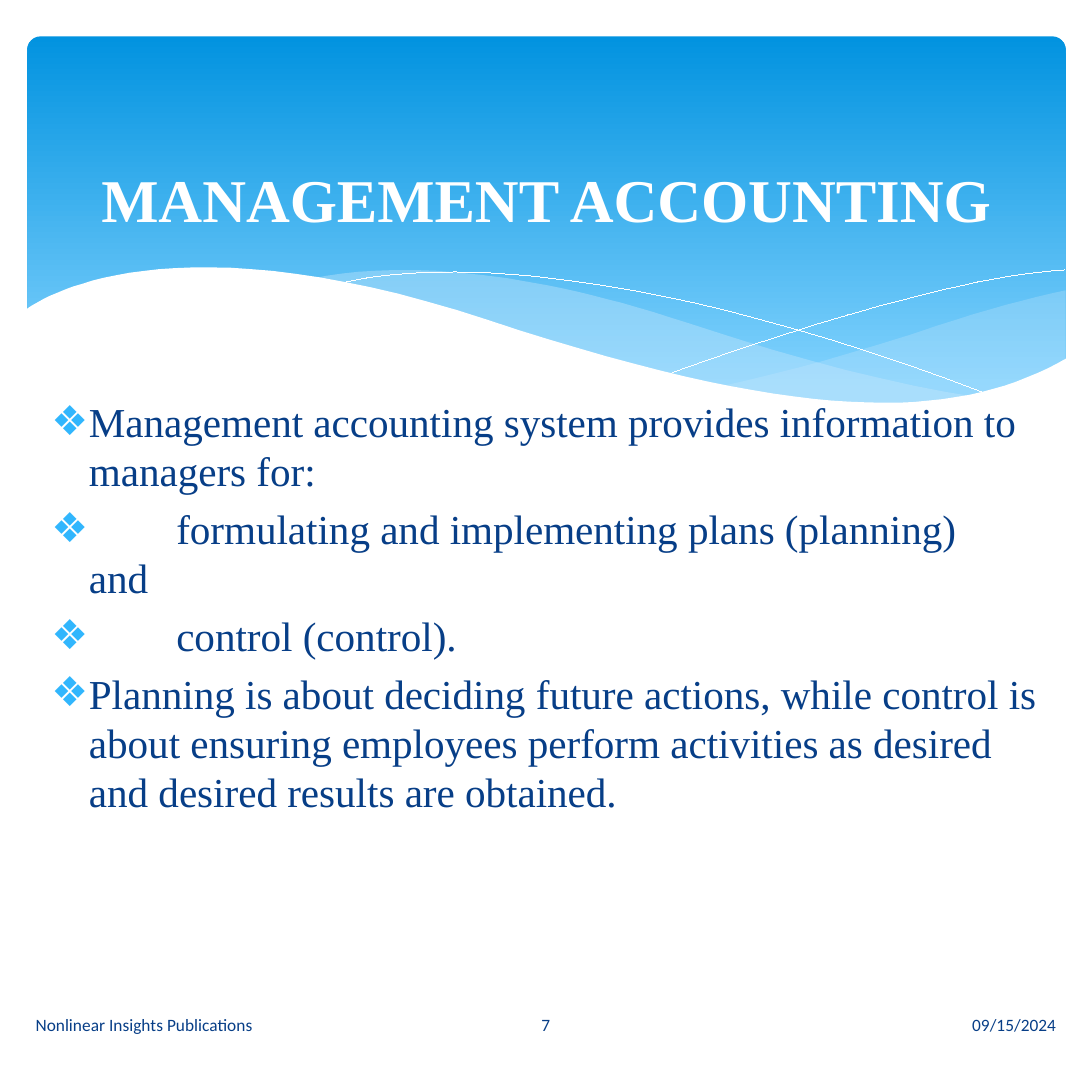
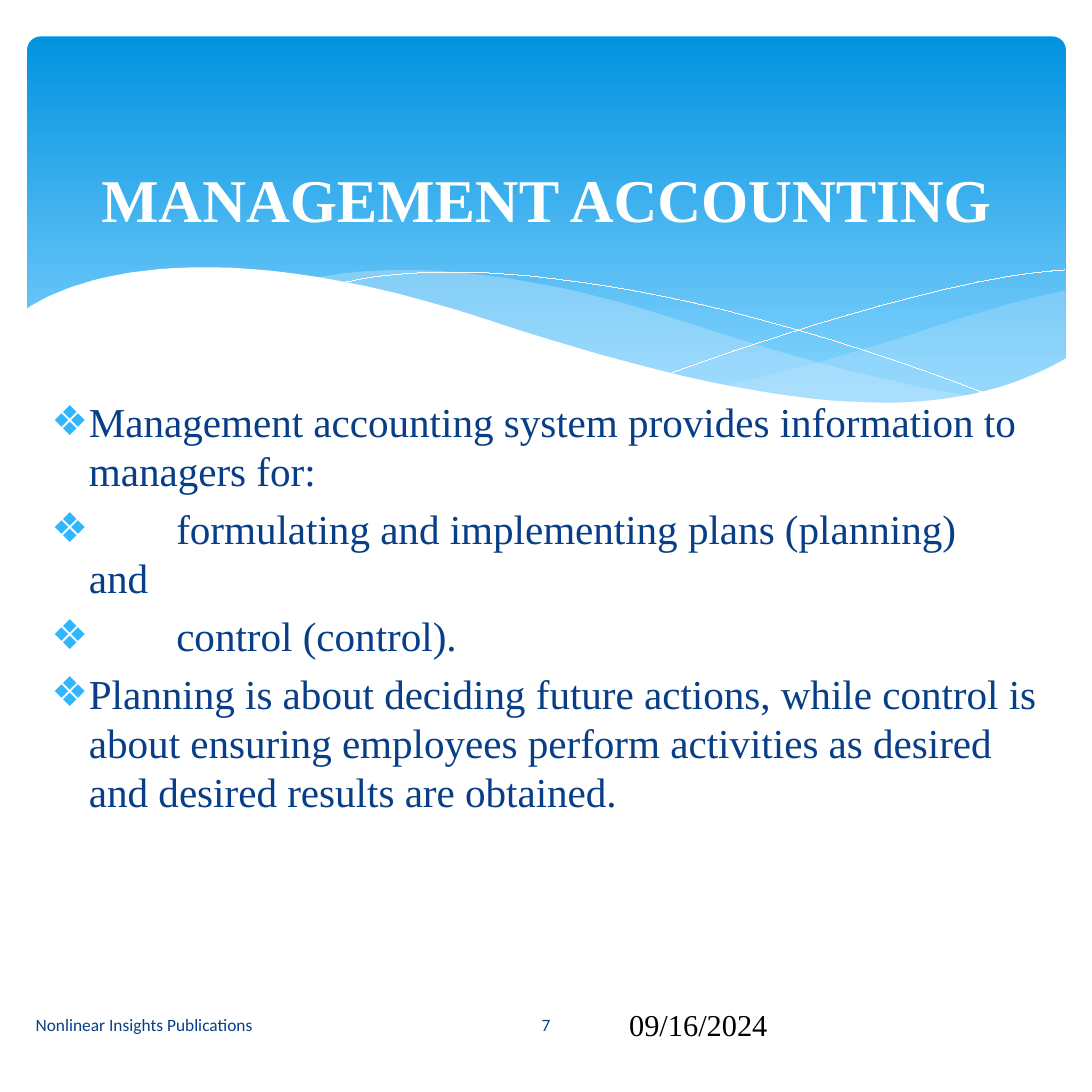
Before and after one commit to kd10041/Acads-KGP, a slide deck: slide 7 of Semester-7-Autum'24/EP61203-Financial-&-Legal-aspect-of-new-ventures/Chapter-1-Introduction.pptx. Drawn at 1092x1092 pixels with LibreOffice and Linux fonts; fonts in the diff are those of the drawing. Boxes give left, top, right and bottom in pixels: in the first picture for what was removed or moved away, otherwise in the second. Text is boxed around its words. In the diff, an @@ line names an element or a change of style, - is before the commit and + after.

```diff
--- a/Semester-7-Autum'24/EP61203-Financial-&-Legal-aspect-of-new-ventures/Chapter-1-Introduction.pptx
+++ b/Semester-7-Autum'24/EP61203-Financial-&-Legal-aspect-of-new-ventures/Chapter-1-Introduction.pptx
@@ text at [629,1016,767,1037]: text changed; size 8 to 14 pt; font Calibri to Times New Roman; text colour #073E87 to #000000 @@
-09/15/2024
+09/16/2024
```
Also in this commit, not shown: 52 other slides changed, 4 other files.
